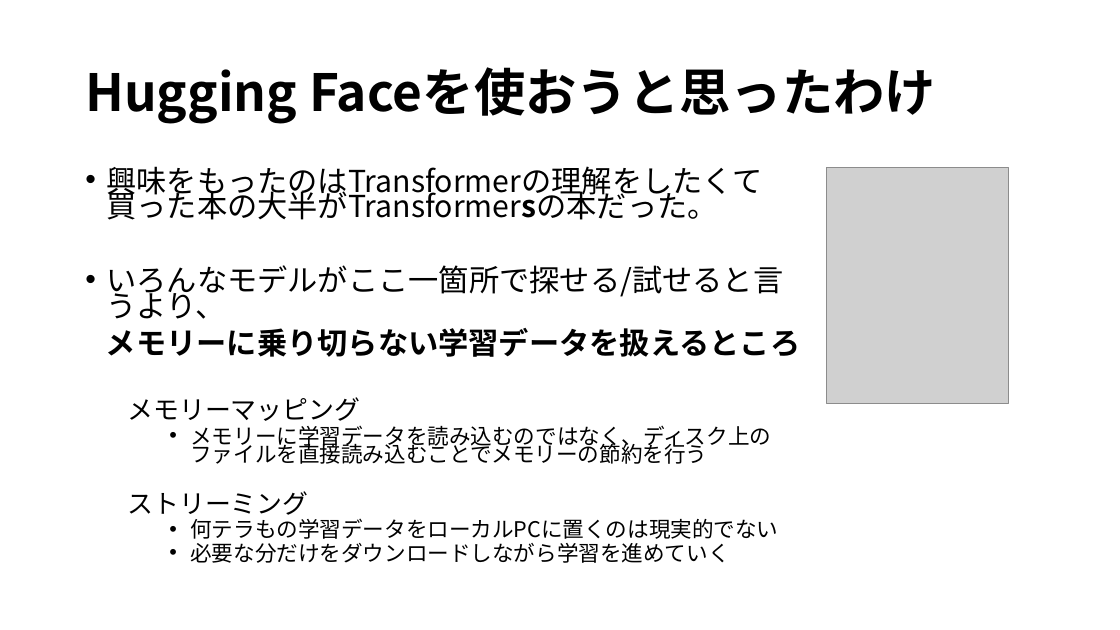
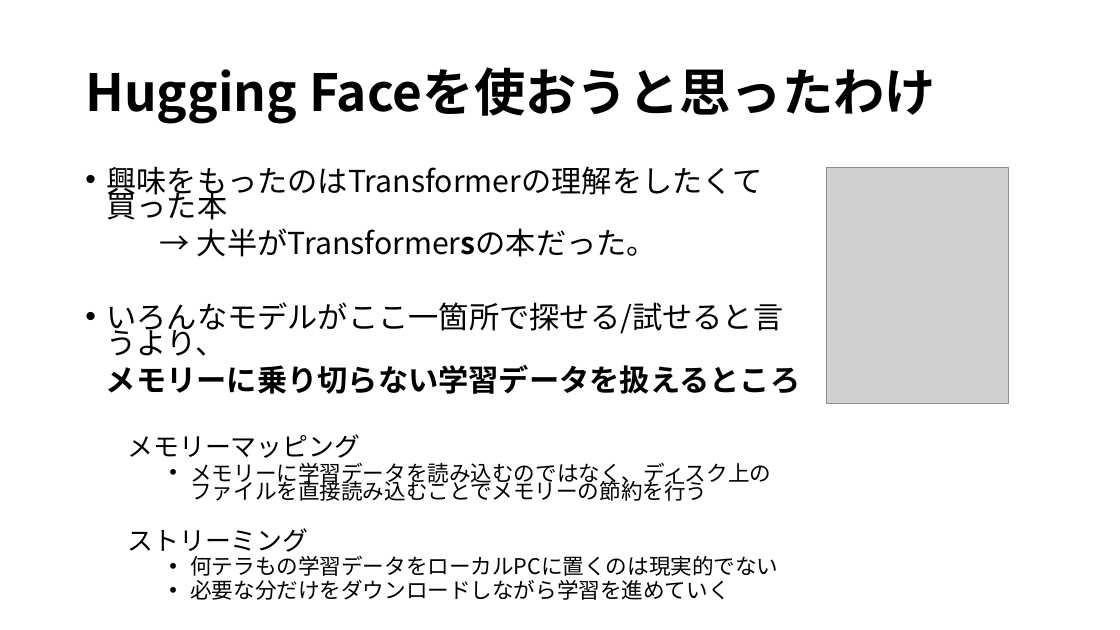
Before and after one commit to ikedachin/study_huggingface, a slide deck: slide 5 of huggingface 発表資料.pptx. Drawn at 1120x630 pixels with LibreOffice and Linux fonts; fonts in the diff are those of the drawing; grey boxes stand for pictures. Boxes give left, top, right and bottom in pixels: in the first picture for what was removed or moved away, otherwise in the second. Text is boxed around its words. In the diff, an @@ line names an element or a change of style, - is before the commit and + after.

Commit message:
パワポ95%残っているのはコラボのページ

```diff
--- a/huggingface 発表資料.pptx
+++ b/huggingface 発表資料.pptx
@@ text at (x1=106, y1=166, x2=762, y2=257): text changed @@
-• 興味をもったのはTransformerの理解をしたくて買った本の大半がTransformersの本だった。
+• 興味をもったのはTransformerの理解をしたくて買った本
+→ 大半がTransformersの本だった。
```
Also in this commit, not shown: 6 other slides changed.
